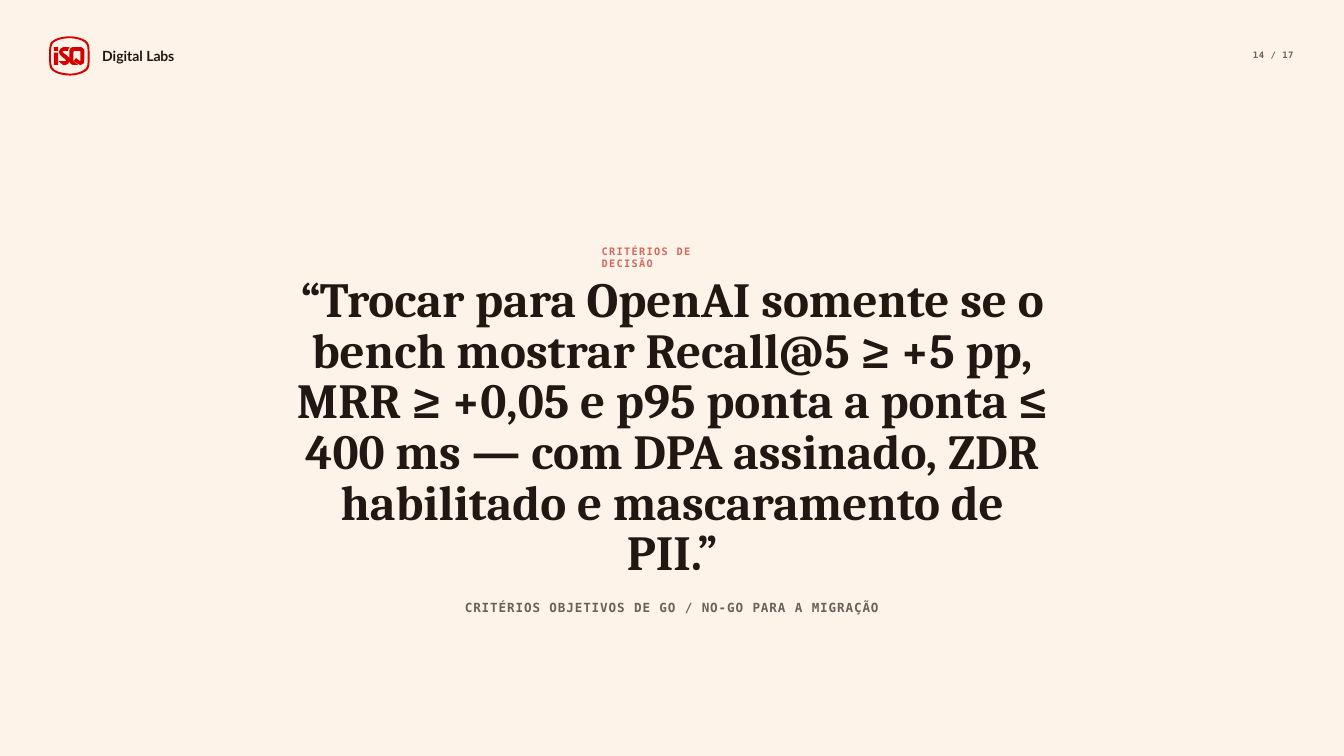
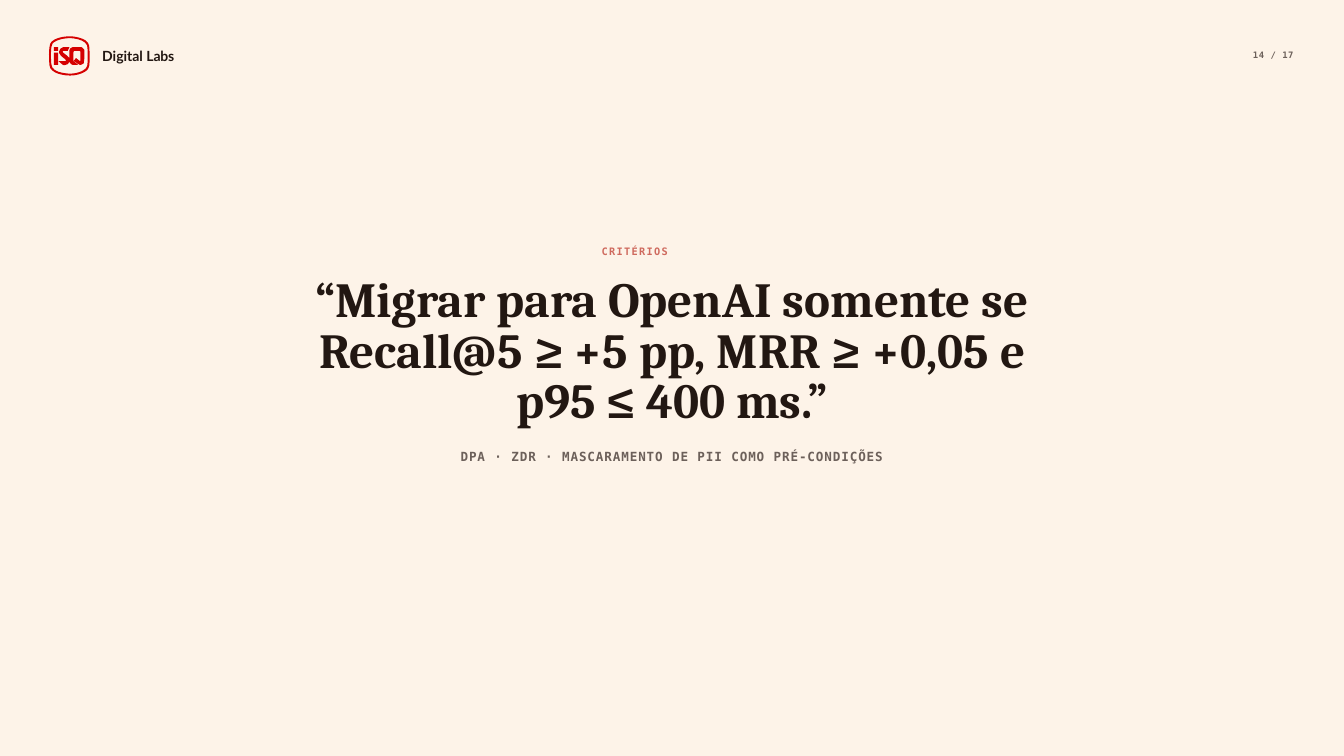
Before and after one commit to dropeko/rag-personal, a slide deck: slide 14 of references/Apresentacao_RAG_2026-06-01.pptx. Drawn at 1344x756 pixels with LibreOffice and Linux fonts; fonts in the diff are those of the drawing. Boxes give left, top, right and bottom in pixels: in the first picture for what was removed or moved away, otherwise in the second. Text is boxed around its words. In the diff, an @@ line names an element or a change of style, - is before the commit and + after.

```diff
--- a/references/Apresentacao_RAG_2026-06-01.pptx
+++ b/references/Apresentacao_RAG_2026-06-01.pptx
@@ text at <box>602,247,668,255</box>: text changed @@
-CRITÉRIOS DE DECISÃO
+CRITÉRIOS
@@ text at <box>316,282,1029,464</box>: text changed @@
-“Trocar para OpenAI somente se o bench mostrar Recall@5 ≥ +5 pp, MRR ≥ +0,05 e p95 ponta a ponta ≤ 400 ms — com DPA assinado, ZDR habilitado e mascaramento de PII.”
-CRITÉRIOS OBJETIVOS DE GO / NO-GO PARA A MIGRAÇÃO
+“Migrar para OpenAI somente se Recall@5 ≥ +5 pp, MRR ≥ +0,05 e p95 ≤ 400 ms.”
+DPA · ZDR · MASCARAMENTO DE PII COMO PRÉ-CONDIÇÕES
```
Also in this commit, not shown: 16 other slides changed, 1 other file.
